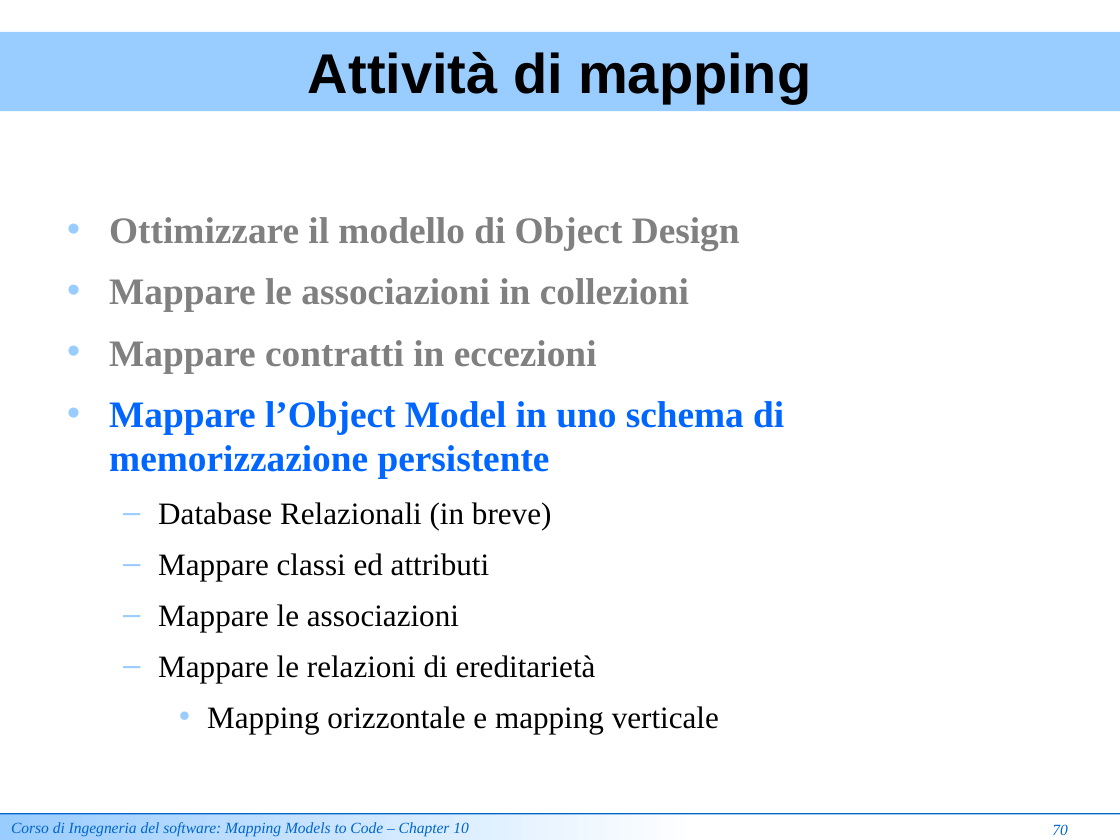
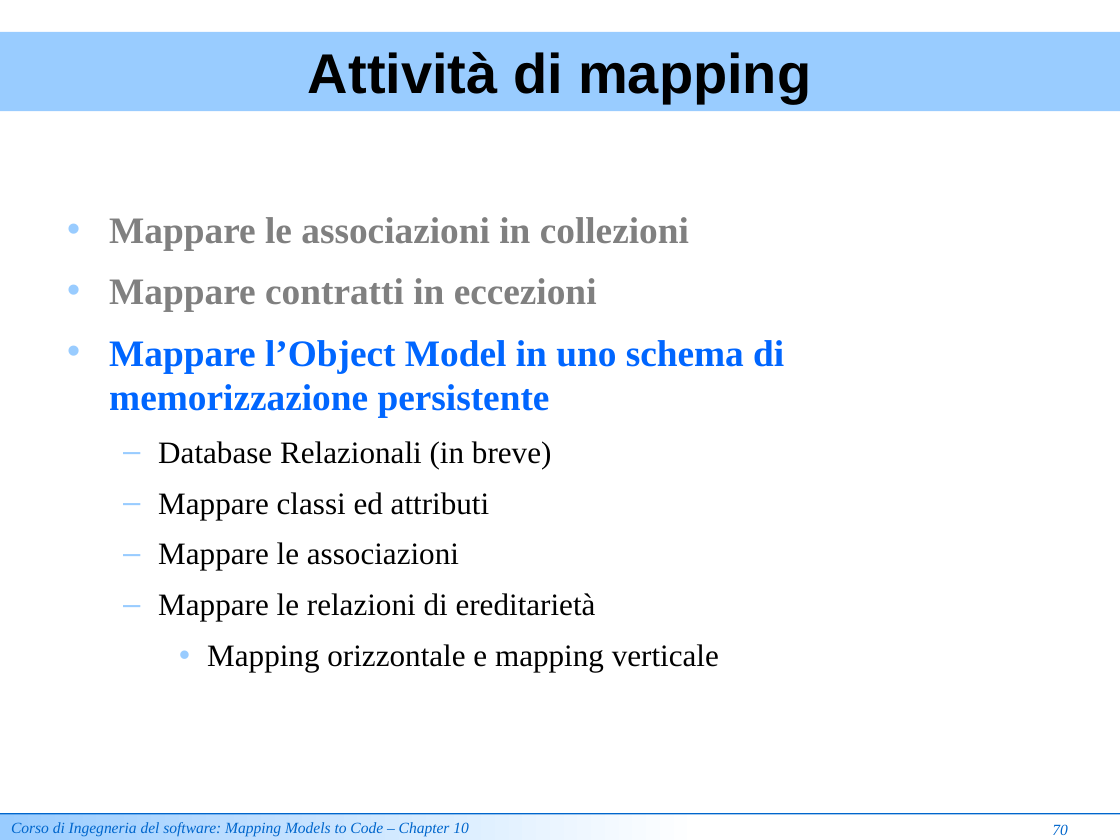
Before and after one commit to ammirate/at-silo, a slide deck: slide 21 of documenti_comuni/Lezione Mapping Models To Code [Review].ppt (slide 72 before the commit). Drawn at 1120x840 pixels with LibreOffice and Linux fonts; fonts in the diff are those of the drawing. Boxes give left, top, right and bottom in pixels: in the first picture for what was removed or moved away, otherwise in the second. Text is boxed around its words. In the diff, an @@ line names an element or a change of style, - is before the commit and + after.

```diff
--- a/documenti_comuni/Lezione Mapping Models To Code [Review].ppt
+++ b/documenti_comuni/Lezione Mapping Models To Code [Review].ppt
@@ text at box(109, 217, 740, 251): paragraph removed @@
-• Ottimizzare il modello di Object Design
```
Also in this commit, not shown: 3 other slides changed, 51 slides removed.
